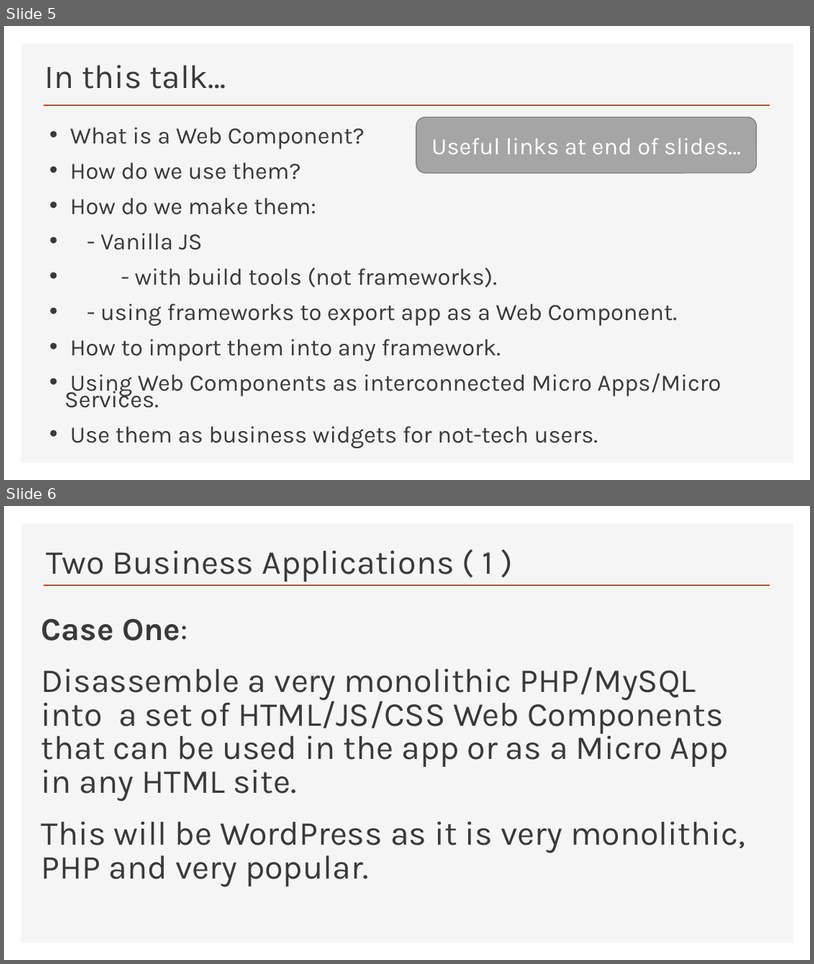
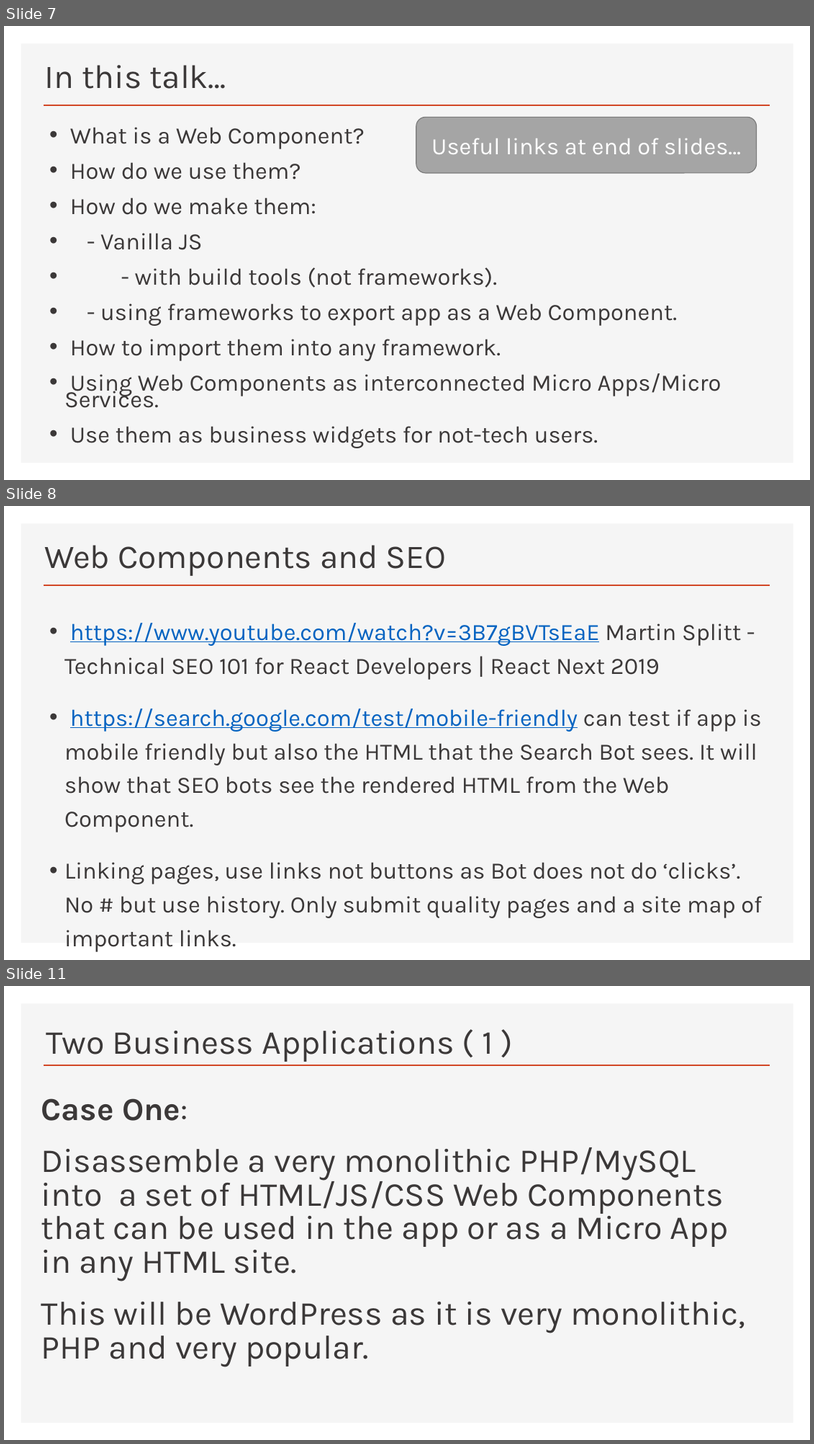
Before and after one commit to Python-Test-Engineer/web-components-v1, a slide deck: SLIDES/talk.pptx. Shown one above the other, each under a label of ours: slides 5 and 6 before the commit, slides 7, 8 and 11 after it; the slides between them are not shown. The pictures are 814x964 and 814x1444 pixels, drawn with LibreOffice and Linux fonts; fonts in the diff are those of the drawing. Boxes give left, top, right and bottom in pixels: in the first picture for what was removed or moved away, otherwise in the second. Text is boxed around its words. In the diff, an @@ line names an element or a change of style, - is before the commit and + after.

```diff
--- a/SLIDES/talk.pptx
+++ b/SLIDES/talk.pptx
@@ slide 8 added at (4,506,810,960), background #FFFFFF; not listed: 2 template elements that a slide beside it also shows @@
@@ title added at (44,545,447,576), 39.6 pt, text #3B3838 @@
+Web Components and SEO
@@ text added at (64,623,762,918), 28 pt, text #3B3838 @@
+  • https://www.youtube.com/watch?v=3B7gBVTsEaE Martin Splitt - Technical SEO 101 for React Developers | React Next 2019
+  • https://search.google.com/test/mobile-friendly can test if app is mobile friendly but also the HTML that the Search Bot sees. It will show that SEO bots see the rendered HTML from the Web Component.
+  • Linking pages, use links not buttons as Bot does not do ‘clicks’. No # but use history. Only submit quality pages and a site map of important links.
@@ what was slide 5 is now slide 7 @@
@@ what was slide 6 is now slide 11 @@
```
Also in this commit, not shown: 4 other slides added, 3 other files.
